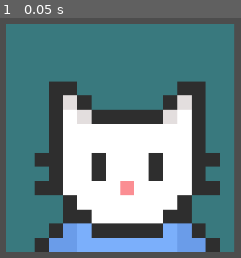
Above: before the commit, frame 1.
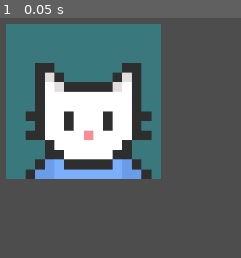
Above: after the commit, the same moment.

Repository: mimicales/catvania
Game: Godot game, scene res://playground.tscn
The game is run twice, just before and just after one commit, with the same random seed, the same clock (stepped at 60 frames per second) and the same inputs.
Inputs:
- Up to frame 1 (0.05 s): no input

The runs differ from the first frame. In frame 1, 66% of the frame differs, in the area x 2-98%, y 2-98%.

Commit message:
Update playground.tscn

Diff:
--- a/playground.tscn
+++ b/playground.tscn
@@ -5,6 +5,6 @@
 [node name="Node2D" type="Node2D"]
 
 [node name="Icon" type="Sprite2D" parent="."]
-position = Vector2(266.5, 156.5)
-scale = Vector2(1.7125, 1.7125)
+position = Vector2(244.5, 134.5)
+scale = Vector2(1.1624999, 1.1624999)
 texture = ExtResource("1_rupst")
